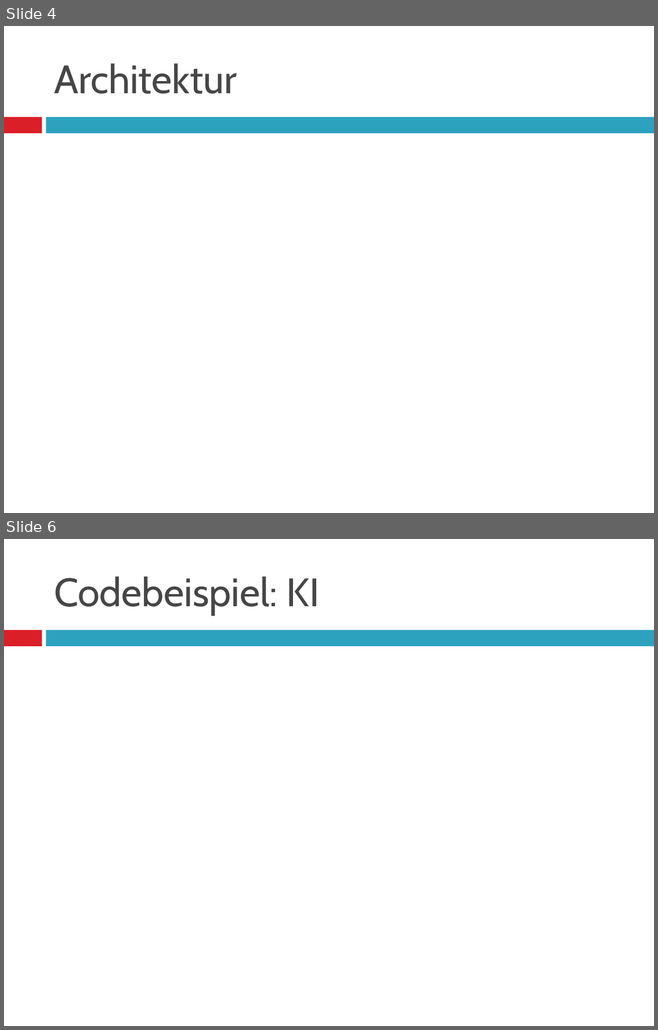
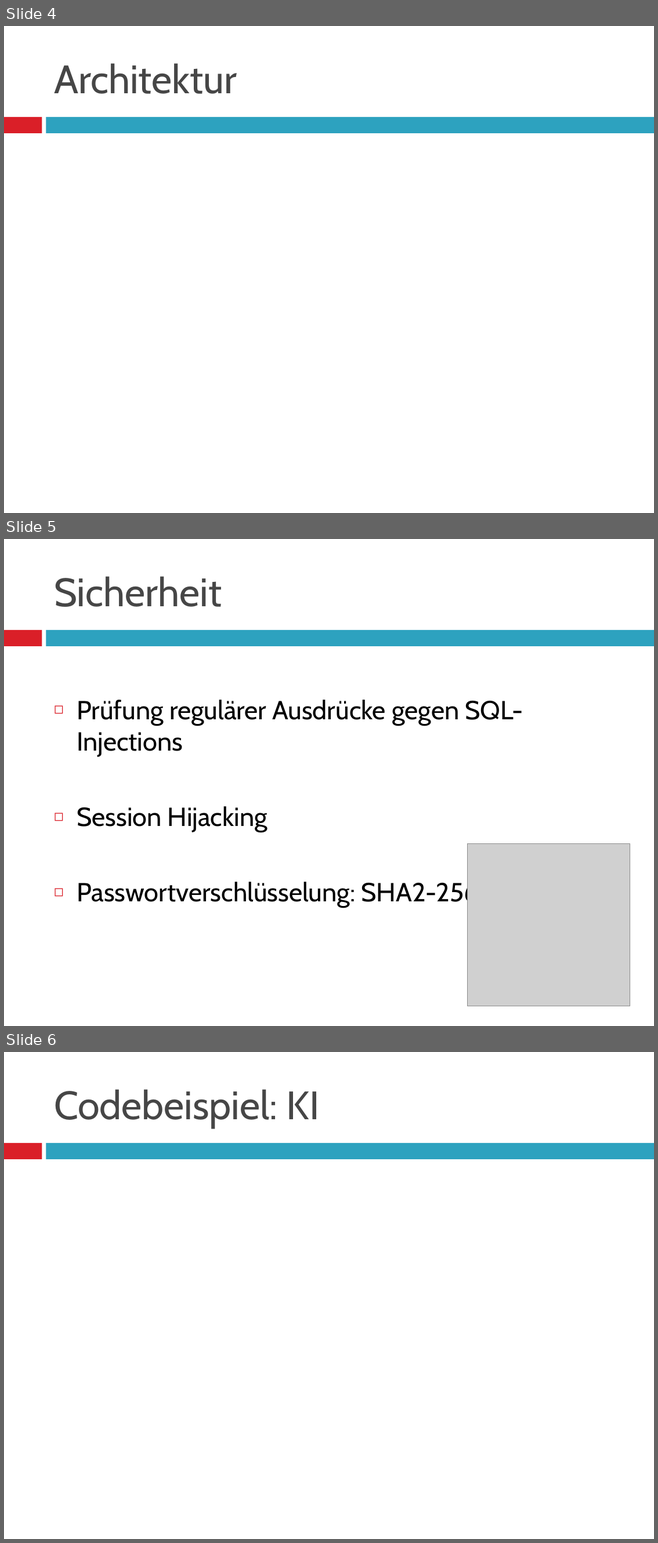
Before and after one commit to Gemba69/SchiffeVersenken, a slide deck: Organisation/Präsentation.pptx. Shown one above the other, each under a label of ours: slides 4 and 6 before the commit, slides 4, 5 and 6 after it; the slides between them are not shown. The pictures are 658x1030 and 658x1543 pixels, drawn with LibreOffice and Linux fonts; fonts in the diff are those of the drawing; grey boxes stand for pictures. Boxes give left, top, right and bottom in pixels: in the first picture for what was removed or moved away, otherwise in the second. Text is boxed around its words. In the diff, an @@ line names an element or a change of style, - is before the commit and + after.

```diff
--- a/Organisation/Präsentation.pptx
+++ b/Organisation/Präsentation.pptx
@@ slide 5 added at (x1=4, y1=539, x2=654, y2=1026), background #FFFFFF; not listed: 2 template elements that a slide beside it also shows @@
@@ title added at (x1=54, y1=576, x2=221, y2=607), 44 pt, text #464646 @@
+Sicherheit
@@ text added at (x1=76, y1=700, x2=523, y2=908), 29 pt, text #000000 @@
+◻ Prüfung regulärer Ausdrücke gegen SQL-Injections
+◻ Session Hijacking
+◻ Passwortverschlüsselung: SHA2-256
@@ picture added at (x1=467, y1=843, x2=630, y2=1005) @@
```
Also in this commit, not shown: 1 slide changed, 1 slide removed.
